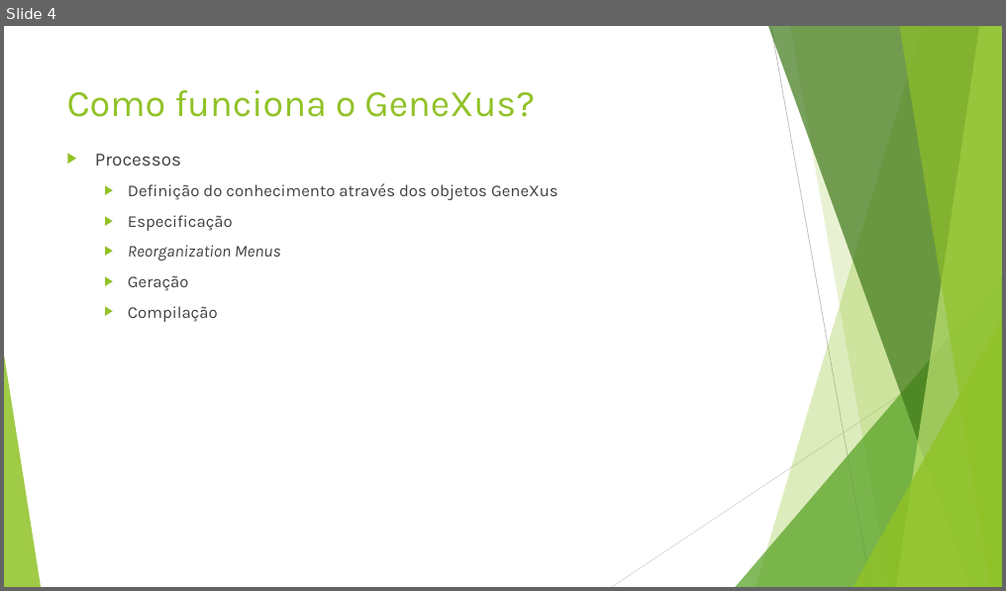
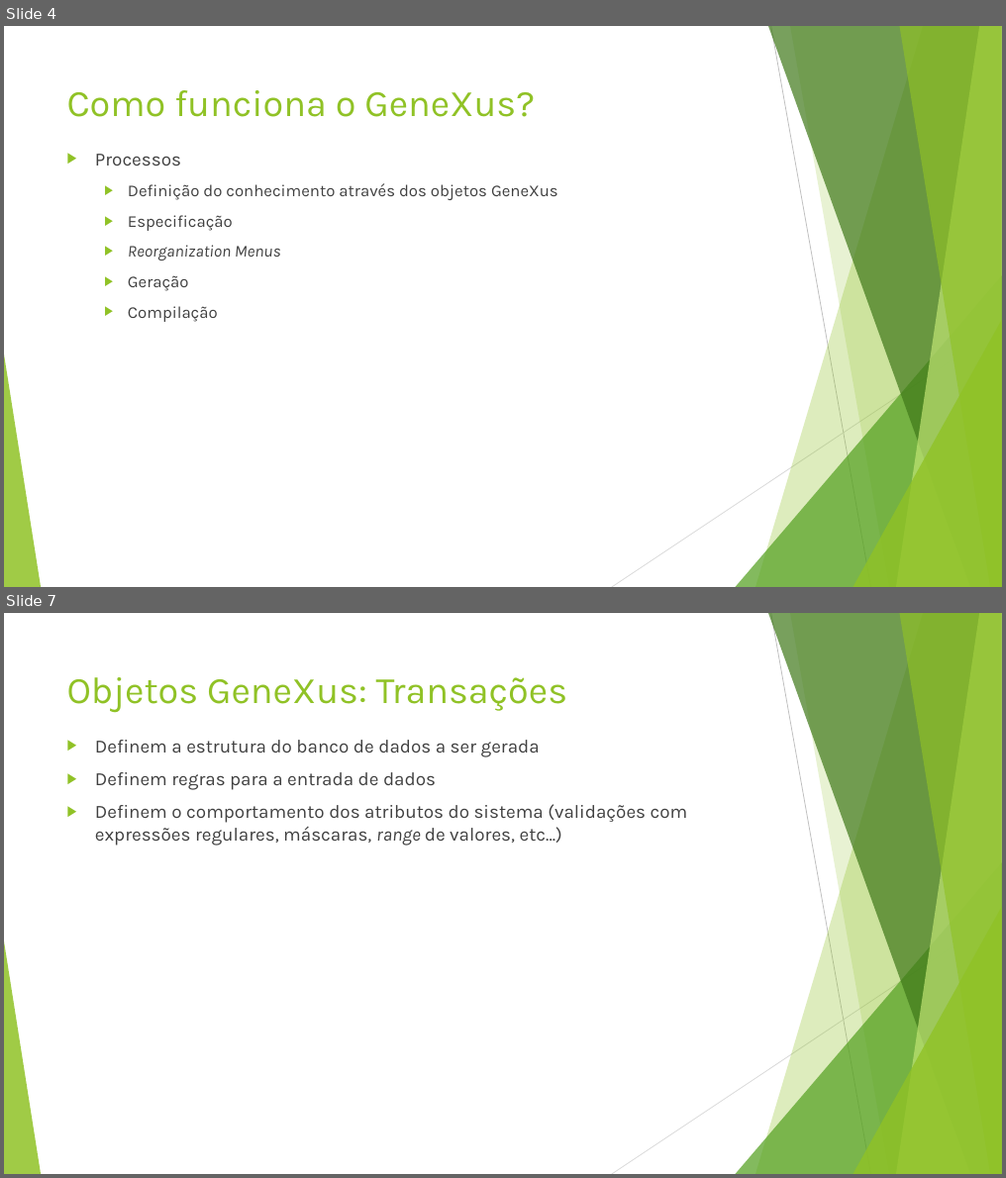
Before and after one commit to josenelsoncultri/Techweek2019, a slide deck: Techweek2019.pptx. Shown one above the other, each under a label of ours: slide 4 before the commit, slides 4 and 7 after it; the slides between them are not shown. The pictures are 1006x591 and 1006x1178 pixels, drawn with LibreOffice and Linux fonts; fonts in the diff are those of the drawing; background and template pictures are left out. Boxes give left, top, right and bottom in pixels: in the first picture for what was removed or moved away, otherwise in the second. Text is boxed around its words. In the diff, an @@ line names an element or a change of style, - is before the commit and + after.

Commit message:
Acréscimo de slides sobre objetos GeneXus e definições de alguns deles

```diff
--- a/Techweek2019.pptx
+++ b/Techweek2019.pptx
@@ slide 7 added at box(4, 613, 1002, 1174), background #FFFFFF; not listed: 10 template elements that a slide beside it also shows @@
@@ title added at box(67, 677, 567, 713), 36 pt, text #90C226 @@
+Objetos GeneXus: Transações
@@ text added at box(95, 740, 688, 846), 18 pt, text #404040 @@
+▶ Definem a estrutura do banco de dados a ser gerada
+▶ Definem regras para a entrada de dados
+▶ Definem o comportamento dos atributos do sistema (validações com expressões regulares, máscaras, range de valores, etc...)
```
Also in this commit, not shown: 3 other slides added.
